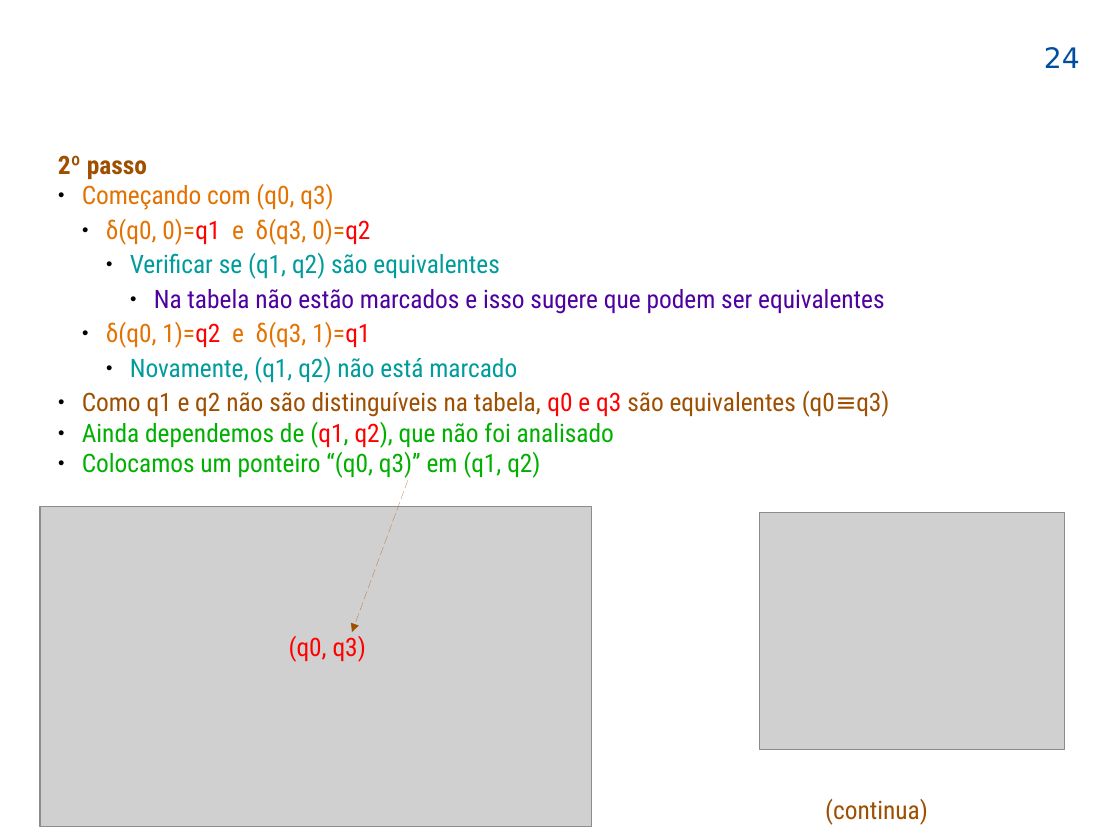
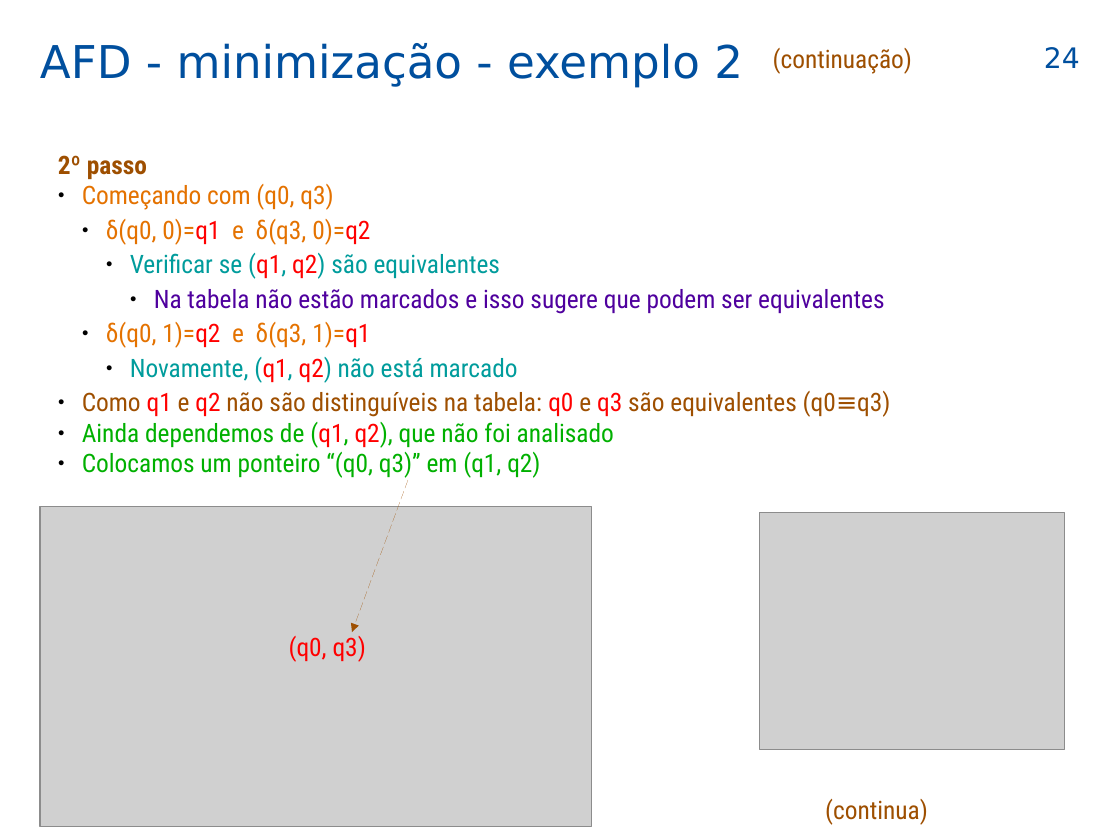
Before and after one commit to efurlanm/teaching, a slide deck: slide 24 of lfa/LFA-22-automatos_2025-04-02.odp. Drawn at 1120x840 pixels with LibreOffice and Linux fonts; fonts in the diff are those of the drawing; grey boxes stand for pictures; background and template pictures are left out. Boxes give left, top, right and bottom in pixels: in the first picture for what was removed or moved away, otherwise in the second. Text is boxed around its words. In the diff, an @@ line names an element or a change of style, - is before the commit and + after.

```diff
--- a/lfa/LFA-22-automatos_2025-04-02.odp
+++ b/lfa/LFA-22-automatos_2025-04-02.odp
@@ title added at [40,43,743,88], 32 pt, text #004F9E @@
+AFD - minimização - exemplo 2
@@ text added at [773,48,912,73], 18 pt, text #9E4F00 @@
+(continuação)
@@ text at [130,253,518,383]: text colour #009C9C to #FF0000 in "(q1, q2)", "(q1, q2)" @@
@@ text at [82,391,890,417]: text changed @@
-● Como q1 e q2 não são distinguíveis na tabela, q0 e q3 são equivalentes (q0≡q3)
+● Como q1 e q2 não são distinguíveis na tabela: q0 e q3 são equivalentes (q0≡q3)
```
Also in this commit, not shown: 17 other slides changed, 1 other file.
